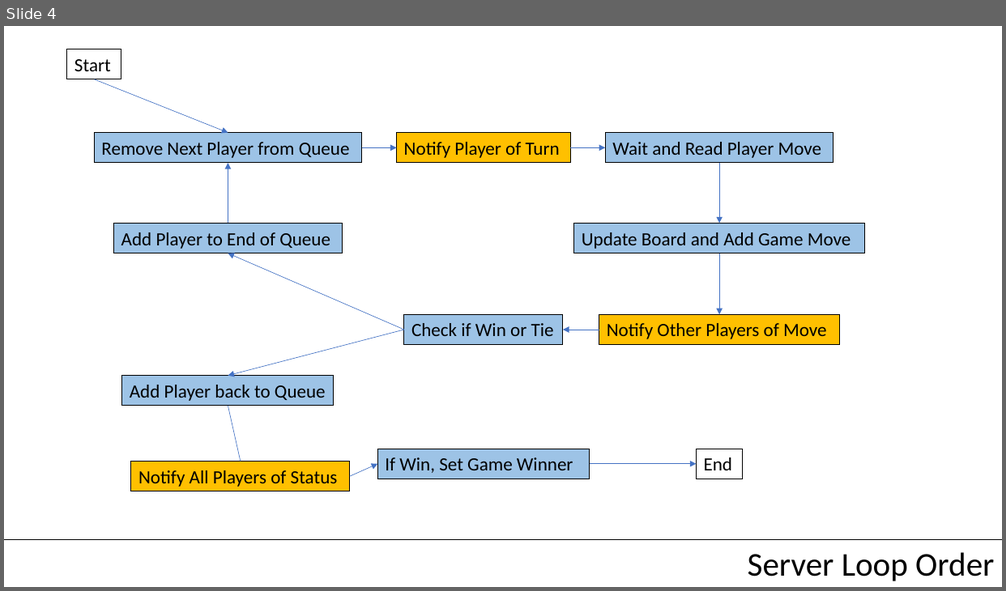
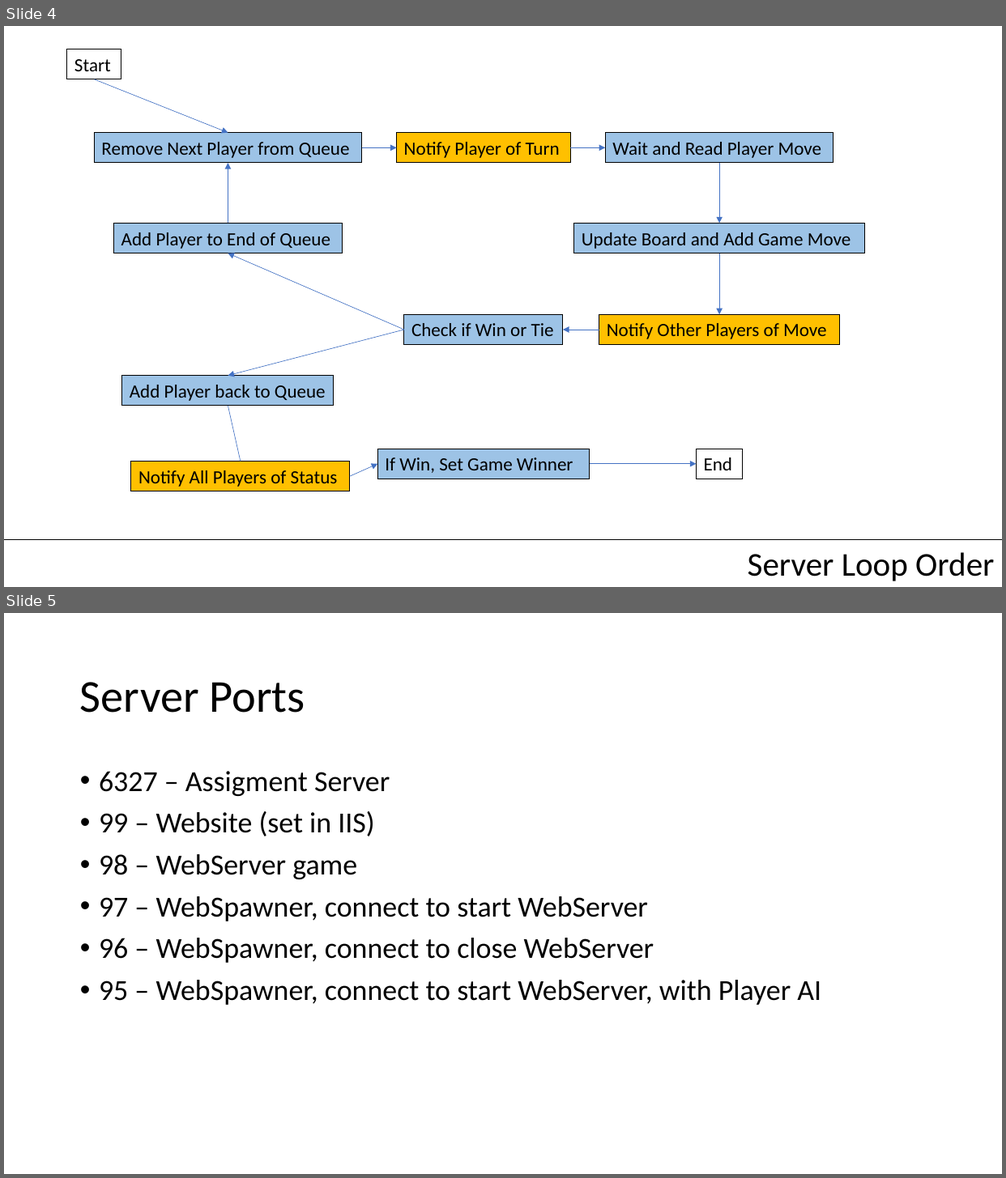
Before and after one commit to tlacasse/CS451-Project3, a slide deck: Diagram.pptx. Shown one above the other, each under a label of ours: slide 4 before the commit, slides 4 and 5 after it. The pictures are 1006x591 and 1006x1178 pixels, drawn with LibreOffice and Linux fonts; fonts in the diff are those of the drawing. Boxes give left, top, right and bottom in pixels: in the first picture for what was removed or moved away, otherwise in the second. Text is boxed around its words. In the diff, an @@ line names an element or a change of style, - is before the commit and + after.

```diff
--- a/Diagram.pptx
+++ b/Diagram.pptx
@@ slide 5 added at box(4, 613, 1002, 1174), background #FFFFFF @@
@@ title added at box(80, 682, 305, 713), 44 pt, text #000000 @@
+Server Ports
@@ text added at box(99, 771, 821, 1005), 28 pt, text #000000 @@
+• 6327 – Assigment Server
+• 99 – Website (set in IIS)
+• 98 – WebServer game
+• 97 – WebSpawner, connect to start WebServer
+• 96 – WebSpawner, connect to close WebServer
+• 95 – WebSpawner, connect to start WebServer, with Player AI
```
Also in this commit, not shown: 54 other files.
